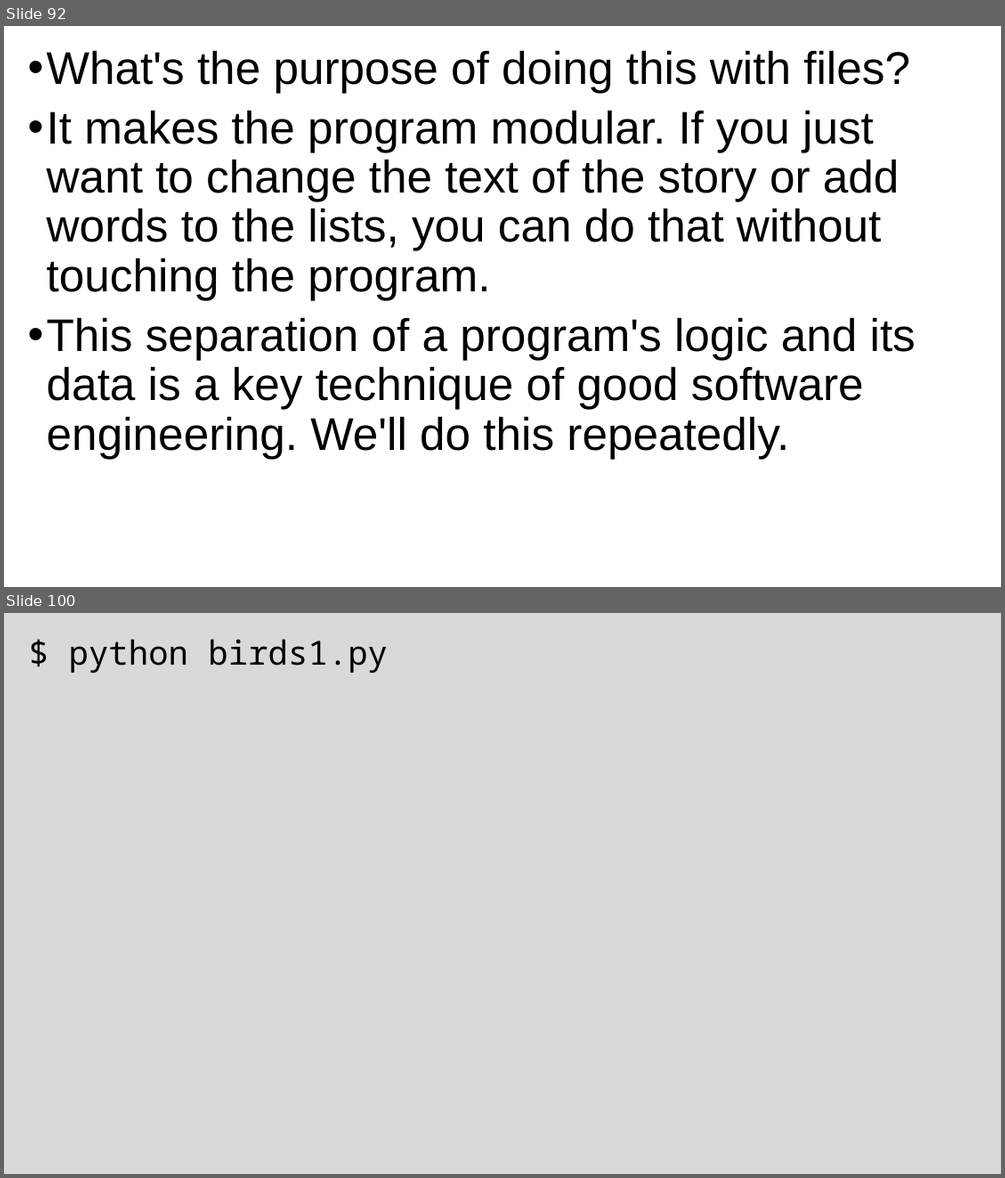
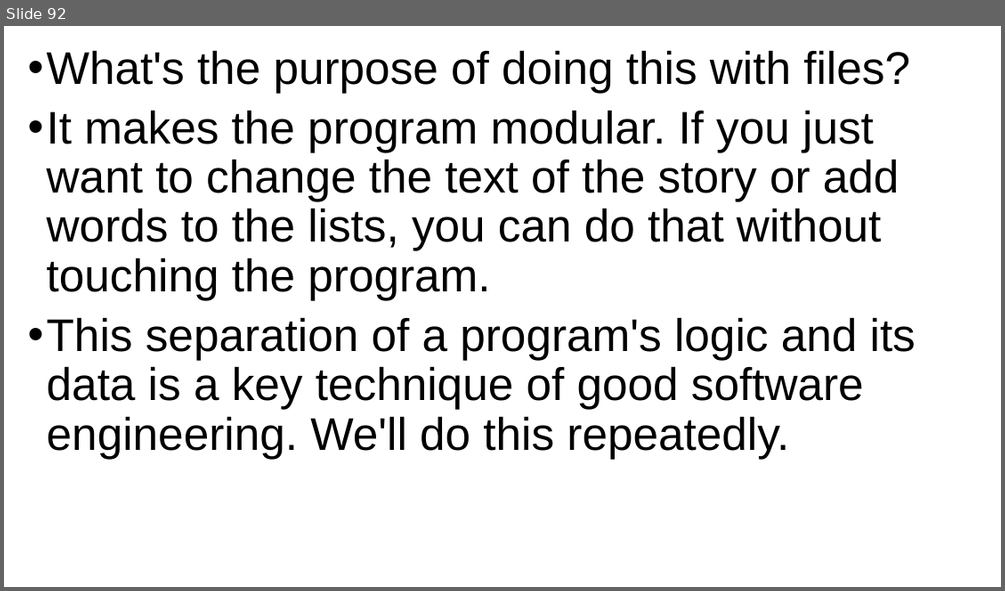
Before and after one commit to grimmelm/ctech404, a slide deck: ctech403/module_1/CTECH403 Module 1 - Files.pptx. Shown one above the other, each under a label of ours: slides 92 and 100 before the commit, slide 92 after it; the slides between them are not shown. The pictures are 1005x1178 and 1005x591 pixels, drawn with LibreOffice and Linux fonts; fonts in the diff are those of the drawing. Boxes give left, top, right and bottom in pixels: in the first picture for what was removed or moved away, otherwise in the second. Text is boxed around its words. In the diff, an @@ line names an element or a change of style, - is before the commit and + after.

```diff
--- a/ctech403/module_1/CTECH403 Module 1 - Files.pptx
+++ b/ctech403/module_1/CTECH403 Module 1 - Files.pptx
@@ slide 100 removed at (4, 613, 1001, 1174), background #D9D9D9 @@
@@ text removed at (69, 639, 388, 673) @@
-$ python birds1.py
```
Also in this commit, not shown: 14 other slides removed, 30 other files.
